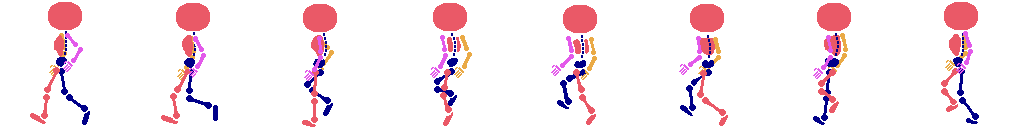
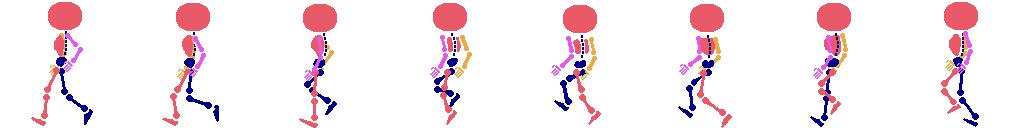
The second 1024×128 image is a revision of the first. Changes to its layers:
added layer "Blocking_4_Up" above "Blocking_4_Down" over [31,93,978,128]
hid "Blocking_3_Up", moved it into group "old" over [30,93,978,127]
